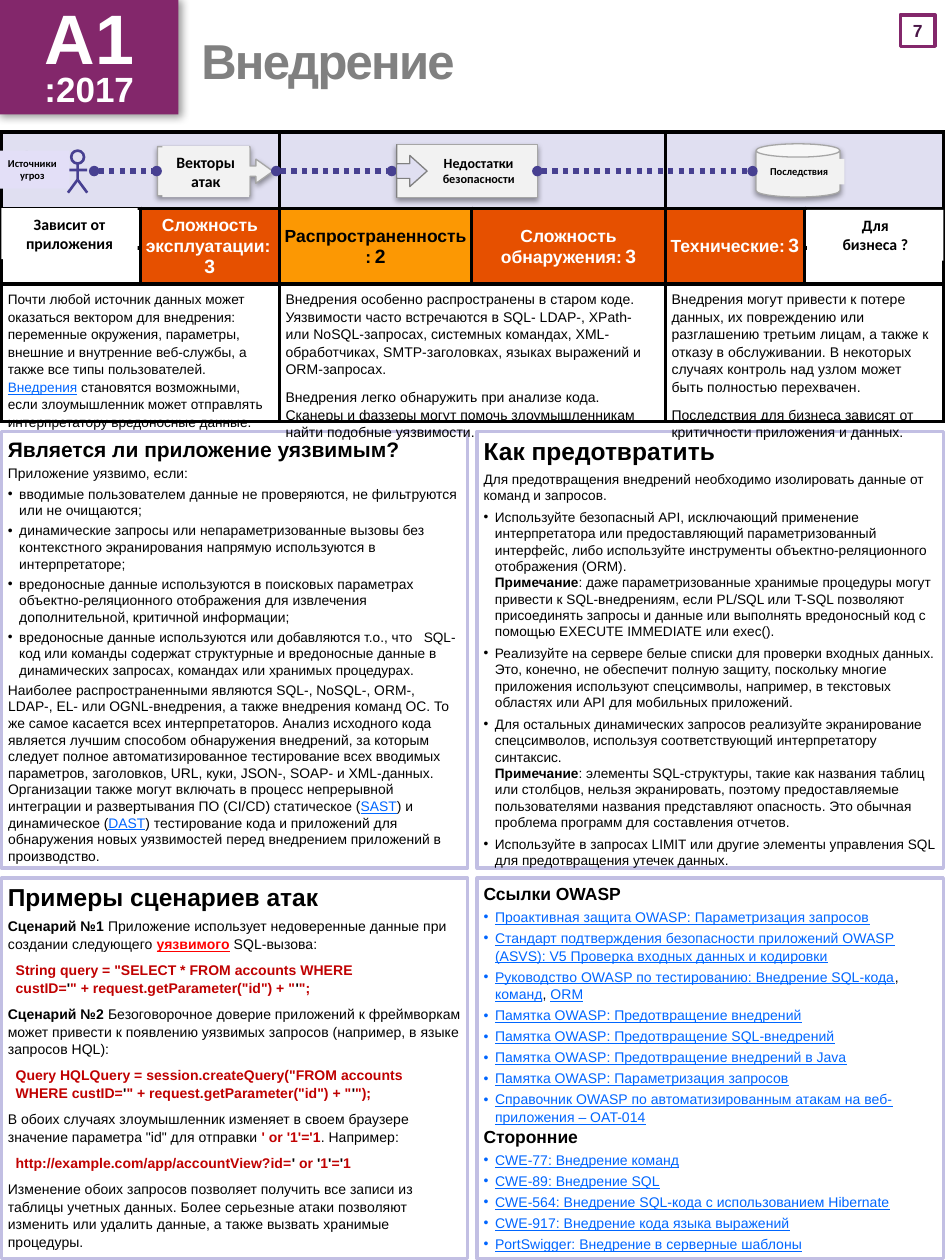
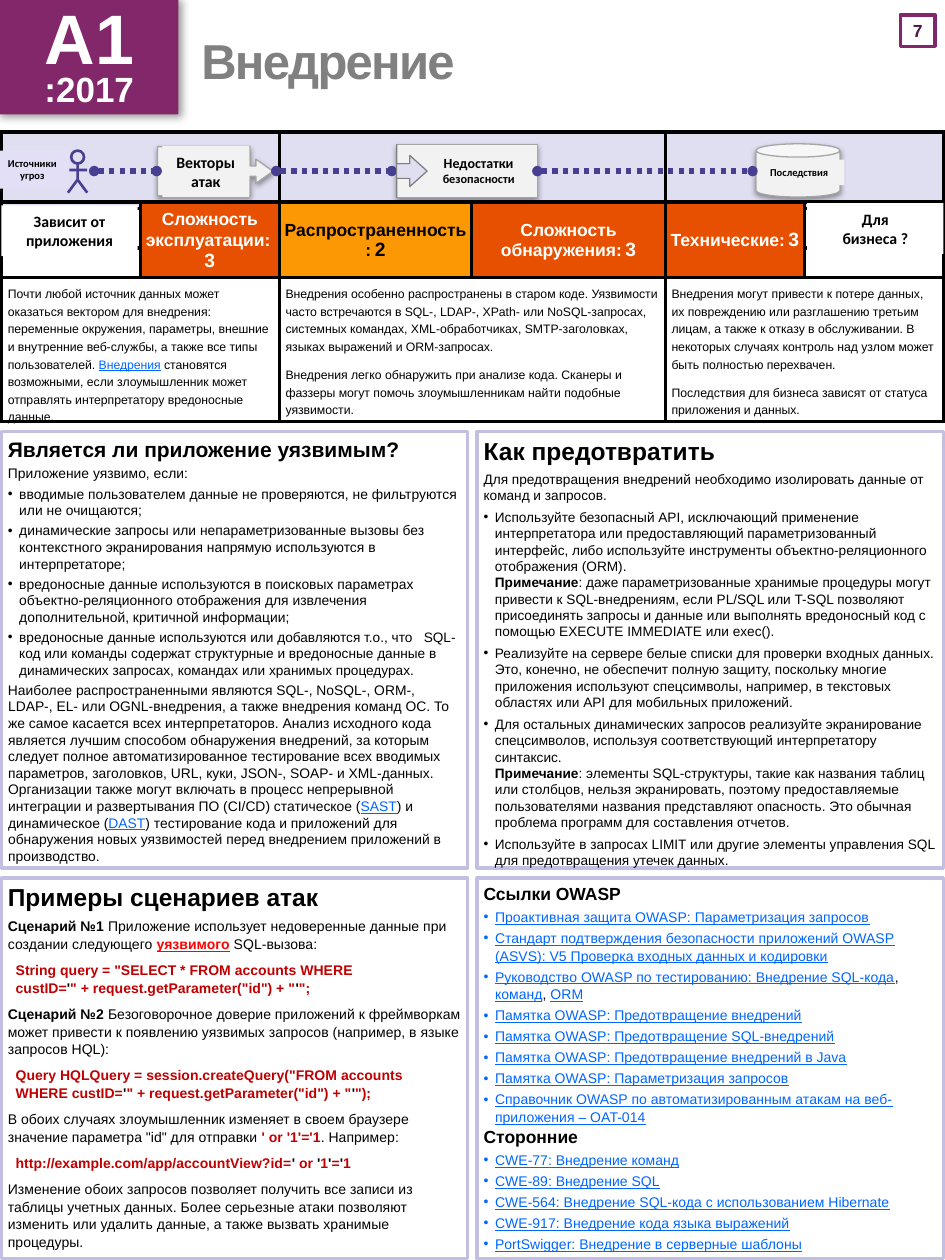
Before and after one commit to OWASP/Top10, a slide deck: slide 8 of 2017/OWASP Top 10-2017-ru.pptx. Drawn at 945x1260 pixels with LibreOffice and Linux fonts; fonts in the diff are those of the drawing. Boxes give left, top, right and bottom in pixels: in the first picture for what was removed or moved away, otherwise in the second. Text is boxed around its words. In the diff, an @@ line names an element or a change of style, - is before the commit and + after.

```diff
--- a/2017/OWASP Top 10-2017-ru.pptx
+++ b/2017/OWASP Top 10-2017-ru.pptx
@@ table at [1, 134, 944, 430] @@
-row 3, column 3: Внедрения особенно распространены в старом коде. Уязвимости часто встречаются в SQL- LDAP-, XPath- или NoSQL-запросах, системных командах, XML-обработчиках, SMTP-заголовках, языках выражений и ORM-запросах. / Внедрения легко обнаружить при анализе кода. Сканеры и фаззеры могут помочь злоумышленникам найти подобные уязвимости.
+row 3, column 3: Внедрения особенно распространены в старом коде. Уязвимости часто встречаются в SQL-, LDAP-, XPath- или NoSQL-запросах, системных командах, XML-обработчиках, SMTP-заголовках, языках выражений и ORM-запросах. / Внедрения легко обнаружить при анализе кода. Сканеры и фаззеры могут помочь злоумышленникам найти подобные уязвимости.
-row 3, column 5: Внедрения могут привести к потере данных, их повреждению или разглашению третьим лицам, а также к отказу в обслуживании. В некоторых случаях контроль над узлом может быть полностью перехвачен. / Последствия для бизнеса зависят от критичности приложения и данных.
+row 3, column 5: Внедрения могут привести к потере данных, их повреждению или разглашению третьим лицам, а также к отказу в обслуживании. В некоторых случаях контроль над узлом может быть полностью перехвачен. / Последствия для бизнеса зависят от статуса приложения и данных.
@@ size 7.8 to 7 pt in "Почти любой источник данных может оказаться вектором ..." @@
@@ rectangle "Для": place and size @@
-rectangle "Для" at [808, 210, 944, 261]
+rectangle "Для" at [808, 203, 944, 253]
```
Also in this commit, not shown: 23 other slides changed, 22 other files.
